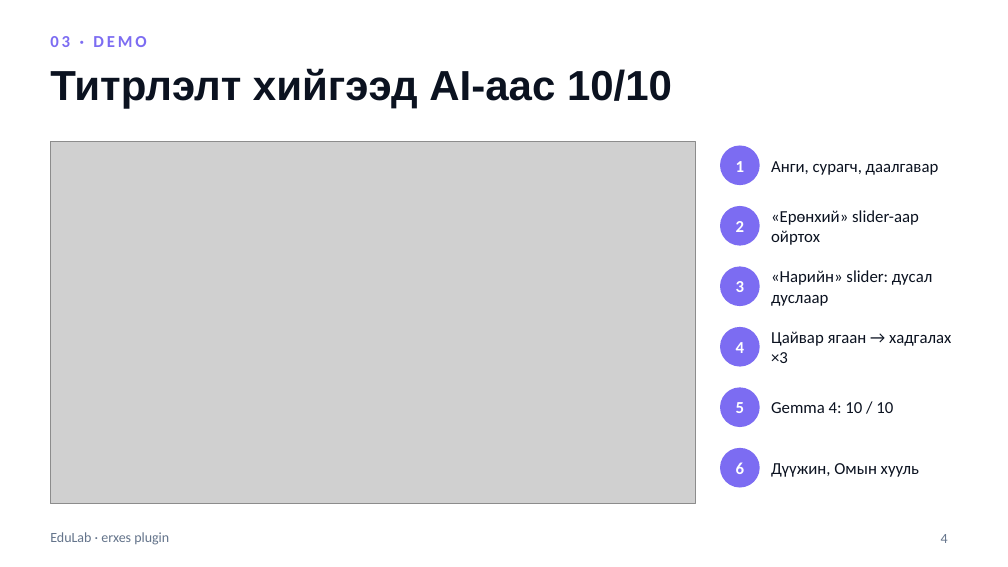
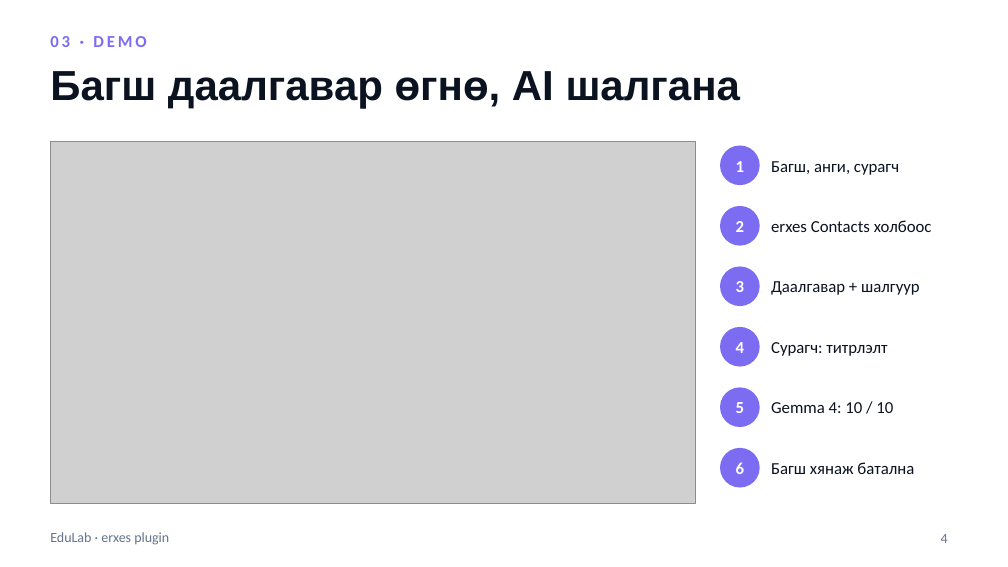
Before and after one commit to Altntuya/Sun, a slide deck: slide 4 of docs/EduLab-pitch.pptx. Drawn at 1008x567 pixels with LibreOffice and Linux fonts; fonts in the diff are those of the drawing; grey boxes stand for pictures. Boxes give left, top, right and bottom in pixels: in the first picture for what was removed or moved away, otherwise in the second. Text is boxed around its words. In the diff, an @@ line names an element or a change of style, - is before the commit and + after.

```diff
--- a/docs/EduLab-pitch.pptx
+++ b/docs/EduLab-pitch.pptx
@@ title at <box>50,71,740,108</box>: text changed @@
-Титрлэлт хийгээд AI-аас 10/10
+Багш даалгавар өгнө, AI шалгана
@@ text at <box>771,161,899,175</box>: text changed @@
-Анги, сурагч, даалгавар
+Багш, анги, сурагч
@@ text at <box>771,220,932,232</box>: text changed @@
-«Ерөнхий» slider-аар ойртох
+erxes Contacts холбоос
@@ text at <box>771,281,920,295</box>: text changed @@
-«Нарийн» slider: дусал дуслаар
+Даалгавар + шалгуур
@@ text at <box>771,342,887,356</box>: text changed @@
-Цайвар ягаан → хадгалах ×3
+Сурагч: титрлэлт
@@ text at <box>771,462,914,474</box>: text changed @@
-Дүүжин, Омын хууль
+Багш хянаж батална
```
Also in this commit, not shown: 2 other files.
